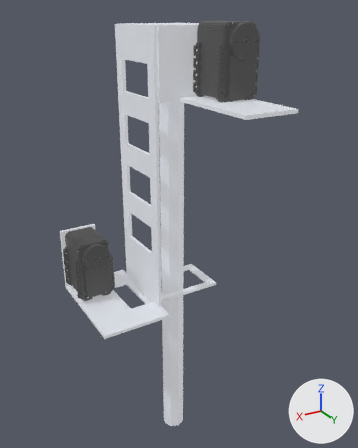
The COLLADA model pandora_robots_description/meshes/gears/visual/linear/elevator/linear_elevator_link.dae, before and after one commit.
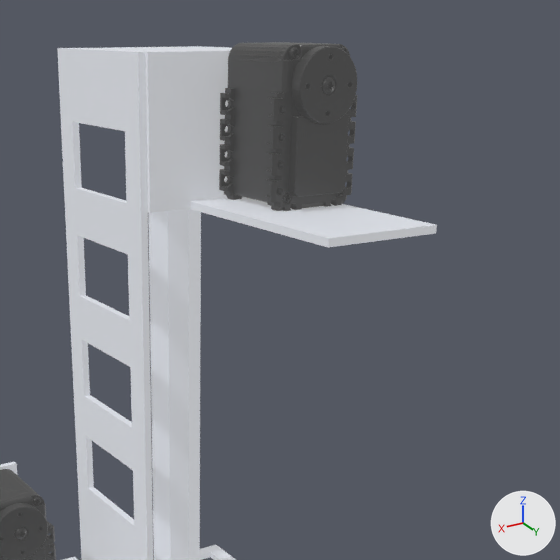
Each version is shown whole from a camera (50 mm lens) standing at (0.191, 0.329, 0.376) and looking at (0.007, 0.023, 0.223), then close up on the part from 24% to 100% of the width and 0% to 61% of the height. Arrows for +X, +Y and +Z are at lower right; the lights stay in place. Vertices at the same position are counted once.

Objects in the first close-up: 'linear_elevator_link'.
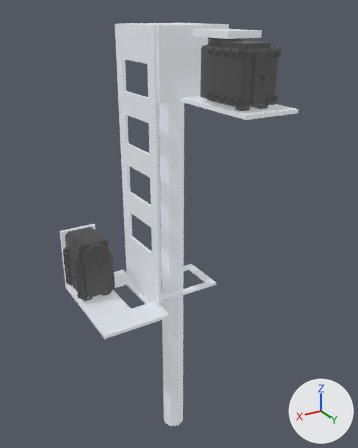
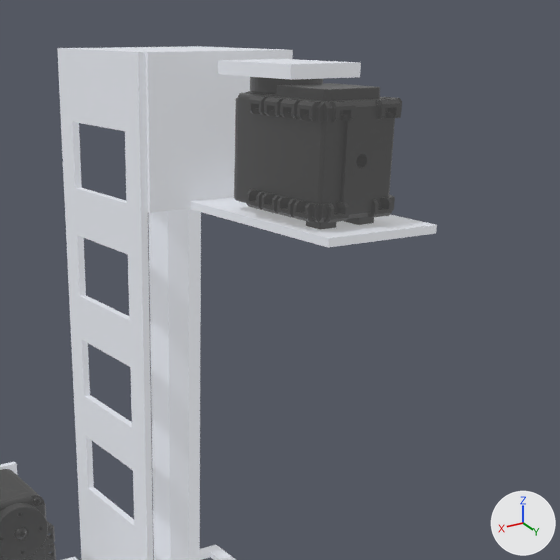
The change, as JSON lines over the scene's bpy script:
```json
{"block": "me_base_link_004", "where": "# used by ob_linear_elevator_link; location = (0.0, 0.0, 0.0)"}
{"op": "remove", "block": "me_base_link_004", "code": "me_base_link_004.from_pydata(...)  # 22686 vertices, 45973 faces; spans x -0.032..0.083, y -0.043..0.106, z 0.0..0.369"}
{"op": "add", "block": "me_base_link_004", "code": "me_base_link_004.from_pydata(...)  # 22694 vertices, 45985 faces; spans x -0.032..0.083, y -0.043..0.106, z 0.0..0.367"}
{"block": "me_base_link_004", "change": "me_base_link_004 part 1: a new loose piece, a box spanning x -0.016..0.009, y 0.0428..0.0808, z 0.3607..0.3647, in mat_aluminium (grey #adb2bd)"}
{"block": "me_base_link_004", "change": "me_base_link_004 part 2: the loose piece of 1708 vertices spanning x -0.007..-0.004, y 0.034..0.063, z 0.365..0.369 is turned 90 degrees about the x axis through its middle, then moved by (0.011, 0.004, -0.026)"}
{"block": "me_base_link_004", "change": "me_base_link_004 part 3: 22 vertices moved within x -0.017..0.001, y 0.06..0.069, z 0.321..0.361; 4226 vertices removed from x -0.03..0.001, y 0.029..0.069, z 0.319..0.369; 4226 vertices added at x -0.02..0.012, y 0.05..0.1, z 0.321..0.361"}
```

Changed parts and their boxes [x1, y1, x2, y2] in the close-ups (560 x 560 px; the box of a moved part takes in the faces that stretch with it):
```json
{"object": "linear_elevator_link", "change": "reshaped", "before": [0, 42, 437, 560], "after": [0, 46, 437, 560]}
{"part": 1, "of": "me_base_link_004", "change": "added", "after": [218, 59, 361, 80]}
{"part": 2, "of": "me_base_link_004", "change": "moved or reshaped", "before": [289, 48, 299, 59], "on screen": "not visible afterwards"}
{"part": 3, "of": "me_base_link_004", "change": "moved or reshaped", "before": [219, 42, 357, 211], "after": [234, 77, 402, 230]}
```
